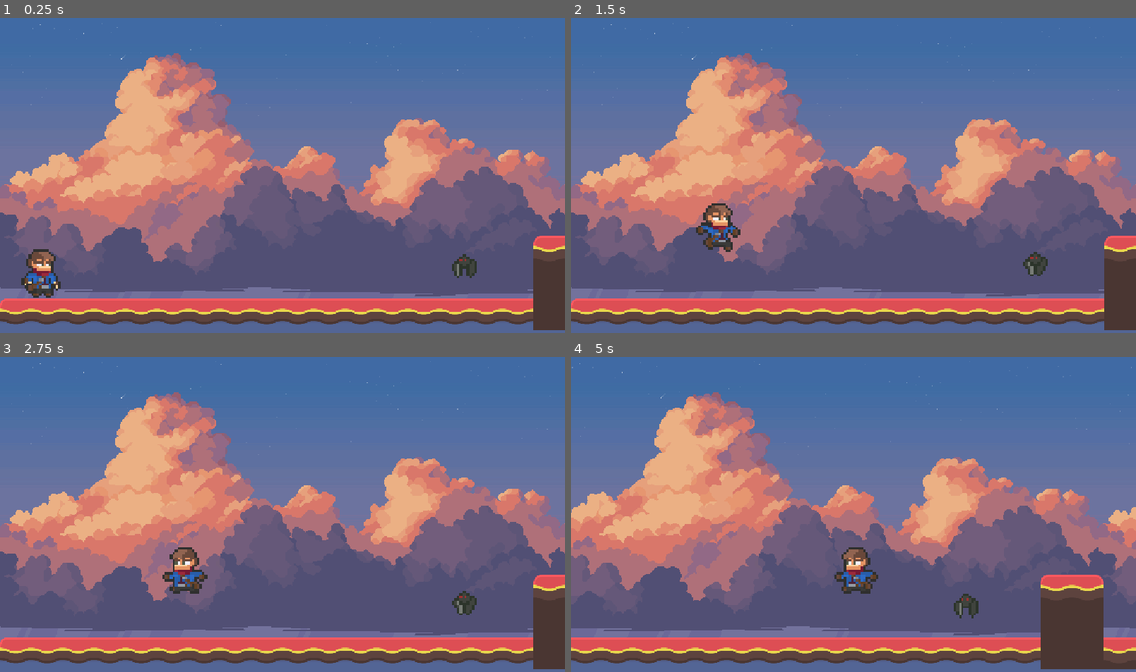
Above: before the commit, frames 1-4 (two rows, left to right).
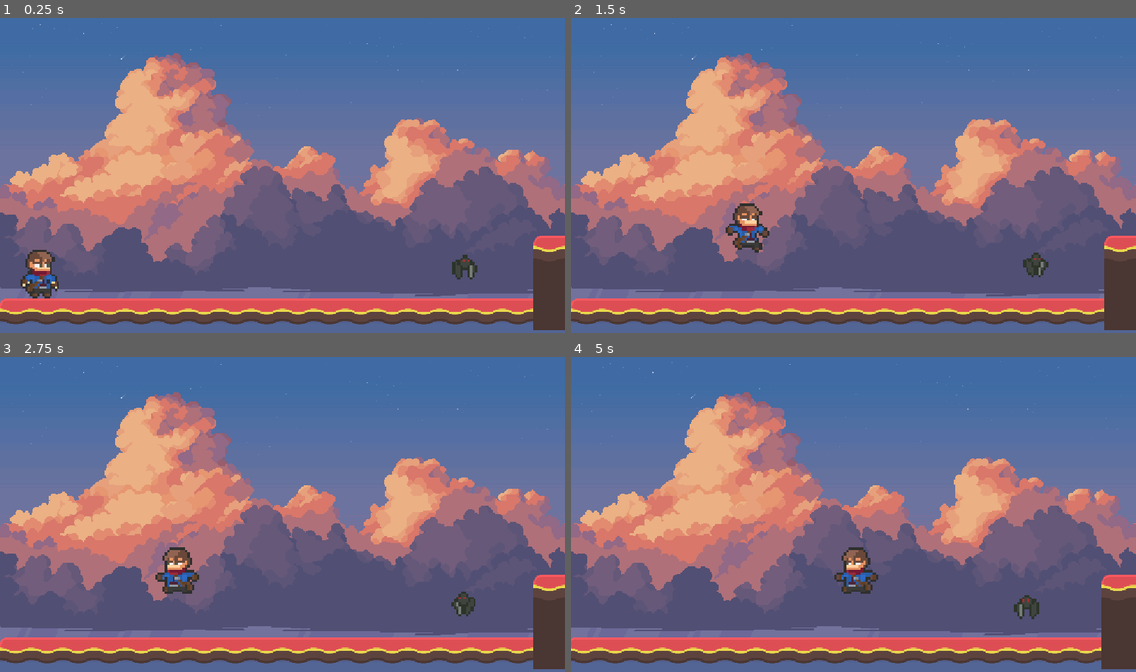
Above: after the commit, the same moments.

Repository: james-kessler/godot-first-platformer
Game: Godot game, scene res://Levels/Level1/level_1.tscn
Same seed, same stepped clock (60 frames per second), same inputs: the game is played once before the commit and once after it.
Inputs:
- Up to frame 1 (0.25 s): no input
- Up to frame 2 (1.5 s): hold Right (ui_right) from 0.53 s (still down); tap E (attack) at 0.6 s; tap Space (jump) at 0.77, 0.8, 1.07, 1.35 s
- Up to frame 3 (2.75 s): tap Space (jump) at 1.52, 1.82, 2.3 s; tap E (attack) at 1.55, 2.1 s; release Right (ui_right) at 2.03 s; hold Left (ui_left) from 2.03 s (still down)
- Up to frame 4 (5 s): release Left (ui_left) at 2.78 s; hold Right (ui_right) 2.78-4.28 s; tap E (attack) at 2.85, 4.35 s; tap Space (jump) at 3.02, 3.32, 3.6, 3.77, 4.07, 4.52, 4.82 s; hold Left (ui_left) from 4.28 s (still down)

The runs differ from the first frame. In frame 1, 0.4% of the frame differs, in the area x 3-85%, y 73-90%; in frame 2, 1.5%; in frame 3, 0.8%; in frame 4, 28%, in the area x 0-100%, y 2-100%.

Commit message:
fix flipped characters

Diff:
--- a/Common/State/PlayerMovementState.gd
+++ b/Common/State/PlayerMovementState.gd
@@ -4,7 +4,8 @@
 
 # Universal input handling
 func handle_input():
-	super.handle_input()
+	if Input.is_action_just_pressed("jump") and owner_ref.is_on_floor():
+		state_machine.change_state("JumpState")
 	if Input.is_action_just_pressed("attack"):
 		state_machine.change_state("AttackState")
 		return
@@ -18,3 +19,4 @@
 
 	if dir != 0:
 		owner_ref.sprite_2d.flip_h = owner.velocity.x < 0
+		owner_ref.hitbox.scale.x = sign(owner.velocity.x)
--- a/Common/State/State.gd
+++ b/Common/State/State.gd
@@ -9,8 +9,7 @@
 	pass
 
 func handle_input() -> void:
-	if Input.is_action_just_pressed("jump") and owner_ref.is_on_floor():
-		state_machine.change_state("JumpState")
+	pass
 
 func physics_update(delta: float) -> void:
 	if "gravity" in owner_ref:
--- a/Entities/Bat/attack_state.gd
+++ b/Entities/Bat/attack_state.gd
@@ -2,8 +2,10 @@
 
 @onready var animation_state_machine: AnimationNodeStateMachinePlayback = $"../../AnimationTree"["parameters/playback"]
 @onready var animation_tree: AnimationTree = $"../../AnimationTree"
+@onready var chase_area: ChaseArea = $"../../ChaseArea"
 
 func enter():
+
 	animation_state_machine.travel("attack")
 
 	# Wait for animation to finish before going idle
--- a/Entities/Bat/bat.tscn
+++ b/Entities/Bat/bat.tscn
@@ -204,7 +204,7 @@
 transitions = ["Start", "idle", SubResource("AnimationNodeStateMachineTransition_8qclf"), "idle", "death", SubResource( …(274 unchanged characters)…
 
 [sub_resource type="RectangleShape2D" id="RectangleShape2D_4ra3w"]
-size = Vector2(101, 98)
+size = Vector2(99.5, 95)
 
 [sub_resource type="CapsuleShape2D" id="CapsuleShape2D_3hta0"]
 radius = 44.0
@@ -231,6 +231,7 @@
 [node name="CollisionShape2D" type="CollisionShape2D" parent="."]
 position = Vector2(0, -20)
 shape = SubResource("CapsuleShape2D_md0e3")
+one_way_collision_margin = 0.0
 debug_color = Color(0.8847672, 0.00031458258, 0.8111864, 0.41960785)
 
 [node name="AnimationPlayer" type="AnimationPlayer" parent="."]
@@ -239,10 +240,10 @@
 }
 
 [node name="Sprite2D" type="Sprite2D" parent="."]
-position = Vector2(1.4210855e-14, 2.2737368e-13)
+position = Vector2(-38.999996, -57.999996)
 scale = Vector2(5, 5)
 texture = ExtResource("2_md0e3")
-flip_h = true
+centered = false
 hframes = 5
 vframes = 3
 
@@ -255,7 +256,7 @@
 metadata/_custom_type_script = "uid://derfbmyymxqsn"
 
 [node name="CollisionShape2D" type="CollisionShape2D" parent="HitBox"]
-position = Vector2(-57.5, 24)
+position = Vector2(50, 26.5)
 shape = SubResource("RectangleShape2D_4ra3w")
 
 [node name="AttackCooldownTimer" type="Timer" parent="."]
@@ -307,9 +308,11 @@
 
 [node name="AttackSprite" type="Sprite2D" parent="."]
 z_index = 1
-position = Vector2(-61, 24)
 scale = Vector2(6, 6)
 texture = ExtResource("15_to6qe")
+centered = false
+offset = Vector2(0, -4)
+flip_h = true
 hframes = 2
 frame = 1
 
--- a/Entities/Bat/chase_state.gd
+++ b/Entities/Bat/chase_state.gd
@@ -2,6 +2,8 @@
 
 @onready var chase_area: ChaseArea = $"../../ChaseArea"
 @onready var sprite_2d: Sprite2D = $"../../Sprite2D"
+@onready var hit_box: Hitbox = $"../../HitBox"
+@onready var attack_sprite: Sprite2D = $"../../AttackSprite"
 
 func enter():
 	owner_ref.animation_state_machine.travel("idle")
@@ -13,7 +15,13 @@
 		var direction = owner_ref.position.direction_to(chase_area.chased_entity.position)
 
 		owner_ref.velocity.x = move_toward(owner_ref.velocity.x, owner_ref.speed * direction.x, owner_ref.acceleration)
-		if direction.x != 0:
-			sprite_2d.flip_h = owner.velocity.x < 0
 	else:
 		state_machine.change_state("IdleState")
+
+	print(owner_ref.velocity.x)
+	if owner_ref.velocity.x < 0:
+		owner_ref.rotation_degrees = 180
+		owner_ref.scale.y = -1
+	if owner_ref.velocity.x > 0 :
+		owner_ref.rotation_degrees = 0
+		owner_ref.scale.y = 1
--- a/Entities/Bat/idle_state.gd
+++ b/Entities/Bat/idle_state.gd
@@ -15,9 +15,4 @@
 		return
 
 	var direction = owner_ref.position.direction_to(owner_ref.spawn_point)
-	owner_ref.velocity.x = direction.x * owner_ref.speed
-	if direction.x != 0:
-		sprite_2d.flip_h = owner.velocity.x < 0
-	else:
-		# returned to spawn
-		sprite_2d.flip_h = true
+	owner_ref.velocity.x = move_toward(owner_ref.velocity.x, owner_ref.speed * direction.x, owner_ref.acceleration)
--- a/Entities/Player/attack_state.gd
+++ b/Entities/Player/attack_state.gd
@@ -1,10 +1,9 @@
-extends State
+extends MovementState
 
 @onready var animation_state_machine: AnimationNodeStateMachinePlayback = $"../../AnimationTree"["parameters/playback"]
 @onready var animation_tree: AnimationTree = $"../../AnimationTree"
 
 func enter():
-	owner_ref.velocity.x = 0
 	animation_state_machine.travel("attack1")
 	# Wait for animation to finish before going idle
 	await animation_tree.animation_finished
--- a/Entities/Player/player.tscn
+++ b/Entities/Player/player.tscn
@@ -329,7 +329,7 @@
 script = ExtResource("1_ur7pv")
 
 [node name="CollisionShape2D" type="CollisionShape2D" parent="."]
-position = Vector2(-7, 26)
+position = Vector2(0, 105)
 shape = SubResource("CapsuleShape2D_ur7pv")
 
 [node name="AnimationPlayer" type="AnimationPlayer" parent="."]
@@ -340,6 +340,8 @@
 [node name="Sprite2D" type="Sprite2D" parent="."]
 scale = Vector2(5, 5)
 texture = ExtResource("2_g2els")
+centered = false
+offset = Vector2(-16, 0)
 hframes = 13
 vframes = 8
 
@@ -355,7 +357,7 @@
 metadata/_custom_type_script = "uid://bds042apw8aqt"
 
 [node name="CollisionShape2D" type="CollisionShape2D" parent="Hurtbox"]
-position = Vector2(-8, 26)
+position = Vector2(0, 109)
 shape = SubResource("CapsuleShape2D_dqkch")
 
 [node name="HealthTracker" type="Node" parent="."]
@@ -367,7 +369,7 @@
 metadata/_custom_type_script = "uid://derfbmyymxqsn"
 
 [node name="CollisionShape2D" type="CollisionShape2D" parent="Hitbox"]
-position = Vector2(65, 25)
+position = Vector2(70, 100)
 shape = SubResource("RectangleShape2D_5c2io")
 
 [node name="StateMachine" type="Node" parent="."]
--- a/Levels/Level1/level_1.tscn
+++ b/Levels/Level1/level_1.tscn
@@ -14,7 +14,7 @@
 [node name="Player" parent="." instance=ExtResource("2_bgabs")]
 unique_name_in_owner = true
 z_index = 1
-position = Vector2(94, 498)
+position = Vector2(91, 417)
 
 [node name="Camera2D2" type="Camera2D" parent="Player"]
 limit_left = 0
